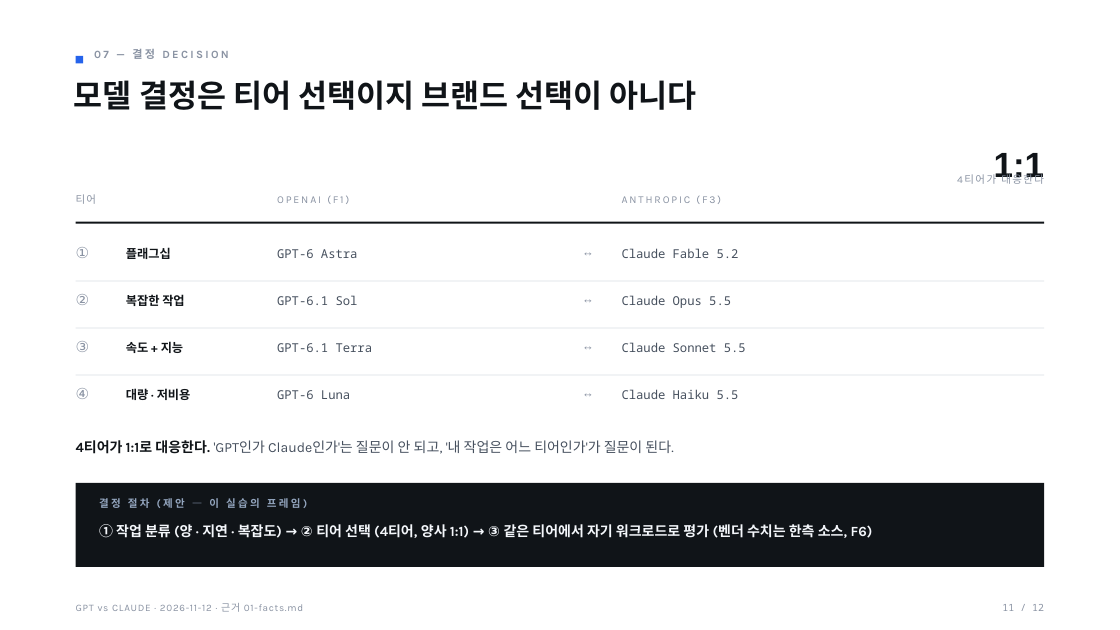
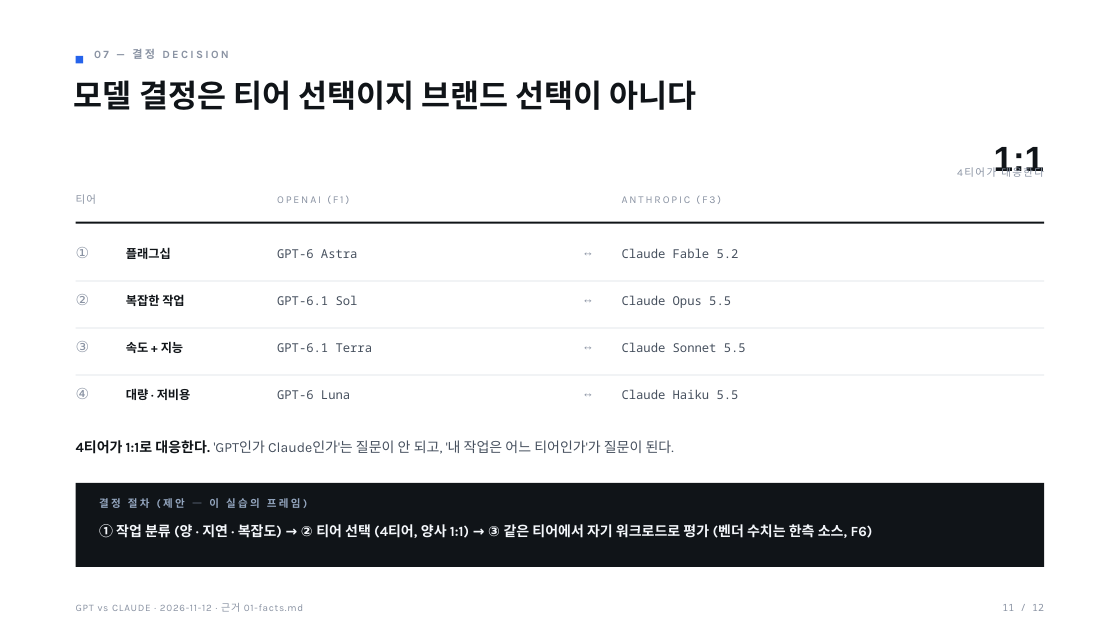
Before and after one commit to yjj3019/AI-Harness, a slide deck: slide 11 of docs/practice/ai-model-competition-2026-11-12/03-deck.pptx. Drawn at 1120x630 pixels with LibreOffice and Linux fonts; fonts in the diff are those of the drawing. Boxes give left, top, right and bottom in pixels: in the first picture for what was removed or moved away, otherwise in the second. Text is boxed around its words. In the diff, an @@ line names an element or a change of style, - is before the commit and + after.

```diff
--- a/docs/practice/ai-model-competition-2026-11-12/03-deck.pptx
+++ b/docs/practice/ai-model-competition-2026-11-12/03-deck.pptx
@@ text "1:1": place and size @@
-text "1:1" at box(994, 153, 1045, 184)
+text "1:1" at box(994, 147, 1045, 177)
@@ text "4티어가 대응한다": place and size @@
-text "4티어가 대응한다" at box(1001, 172, 1044, 184)
+text "4티어가 대응한다" at box(1001, 166, 1044, 177)
```
Also in this commit, not shown: 6 other slides changed, 3 other files.
